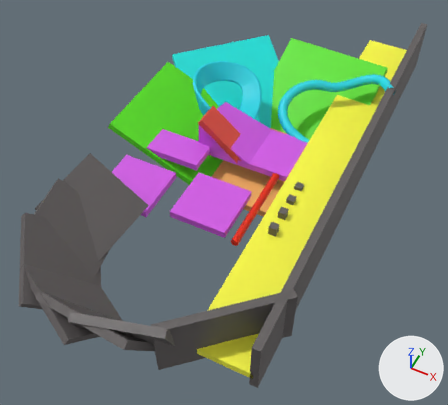
The glTF model assets/levels/World.glb as it was, and as the next commit left it.
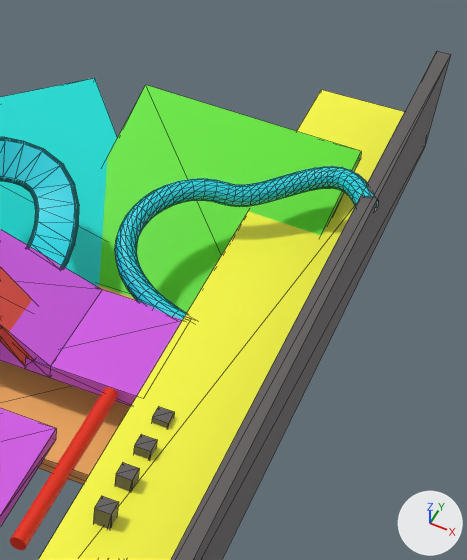
Each version is shown whole from a camera (50 mm lens) standing at (43.9, -117.6, 121.1) and looking at (-7.7, -14.4, -7.9), then close up on the part from 51% to 97% of the width and 0% to 62% of the height. Arrows for +X, +Y and +Z are at lower right; the lights stay in place. The close-ups show mesh edges as thin lines. Where no turn or scale is listed for an object, it has been applied to the vertices.
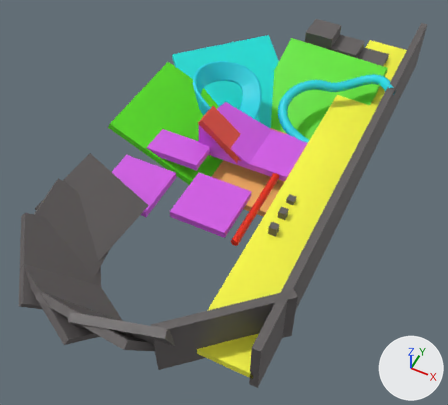
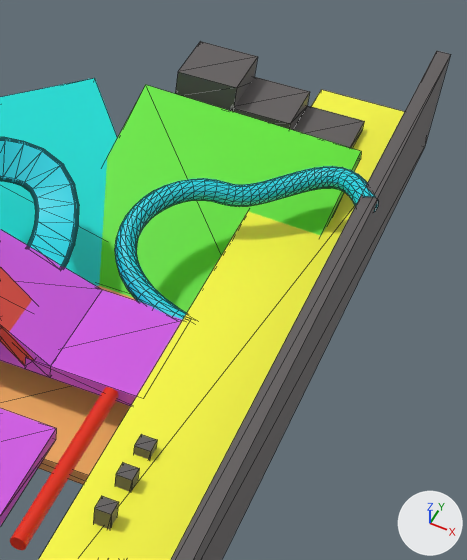
What differs and where, as boxes [x1, y1, x2, y2] in the close-ups (467 x 560 px):
```json
{"object": "Cube.008", "change": "added", "after": [175, 41, 258, 111]}
{"object": "Cube.007", "change": "added", "after": [230, 77, 310, 130]}
{"object": "Cube.021", "change": "moved, rescaled", "before": [152, 407, 174, 428], "after": [293, 106, 364, 148]}
```

The change, as JSON lines over the scene's bpy script:
```json
{"op": "add", "block": "mat_material_027", "code": ["mat_material_027 = principled_material('Material.027')", "mat_material_027.base_color = (0.124, 0.112, 0.112)  # dark grey #635e5e"]}
{"op": "add", "block": "mat_material_026", "code": ["mat_material_026 = principled_material('Material.026')", "mat_material_026.base_color = (0.124, 0.112, 0.112)  # dark grey #635e5e"]}
{"op": "add", "block": "me_cube_018", "code": ["me_cube_018 = bpy.data.meshes.new('Cube.018')", "me_cube_018.from_pydata(...)  # a box spanning x -4.47..4.47, y -4.47..4.47, z -2.09..2.09", "me_cube_018.materials.append(mat_material_027)  # dark grey #635e5e"]}
{"op": "add", "block": "me_cube_017", "code": ["me_cube_017 = bpy.data.meshes.new('Cube.017')", "me_cube_017.from_pydata(...)  # a box spanning x -4.47..4.47, y -4.47..4.47, z -1.25..1.25", "me_cube_017.materials.append(mat_material_026)  # dark grey #635e5e"]}
{"op": "set", "path": "ob_cube_021.location", "old": "(11.2, -7.9, -6.1)", "new": "(11.0, 54.8, 1.6)"}
{"op": "set", "path": "ob_cube_021.scale", "old": "(8.0, 1.0, 1.0)", "new": "(0.797, 4.47, 4.47)"}
{"op": "add", "block": "ob_cube_008", "code": ["ob_cube_008 = bpy.data.objects.new('Cube.008', me_cube_018)", "ob_cube_008.location = (-6.2, 54.8, 6.2)"]}
{"op": "add", "block": "ob_cube_007", "code": ["ob_cube_007 = bpy.data.objects.new('Cube.007', me_cube_017)", "ob_cube_007.location = (2.3, 54.8, 3.6)"]}
```
